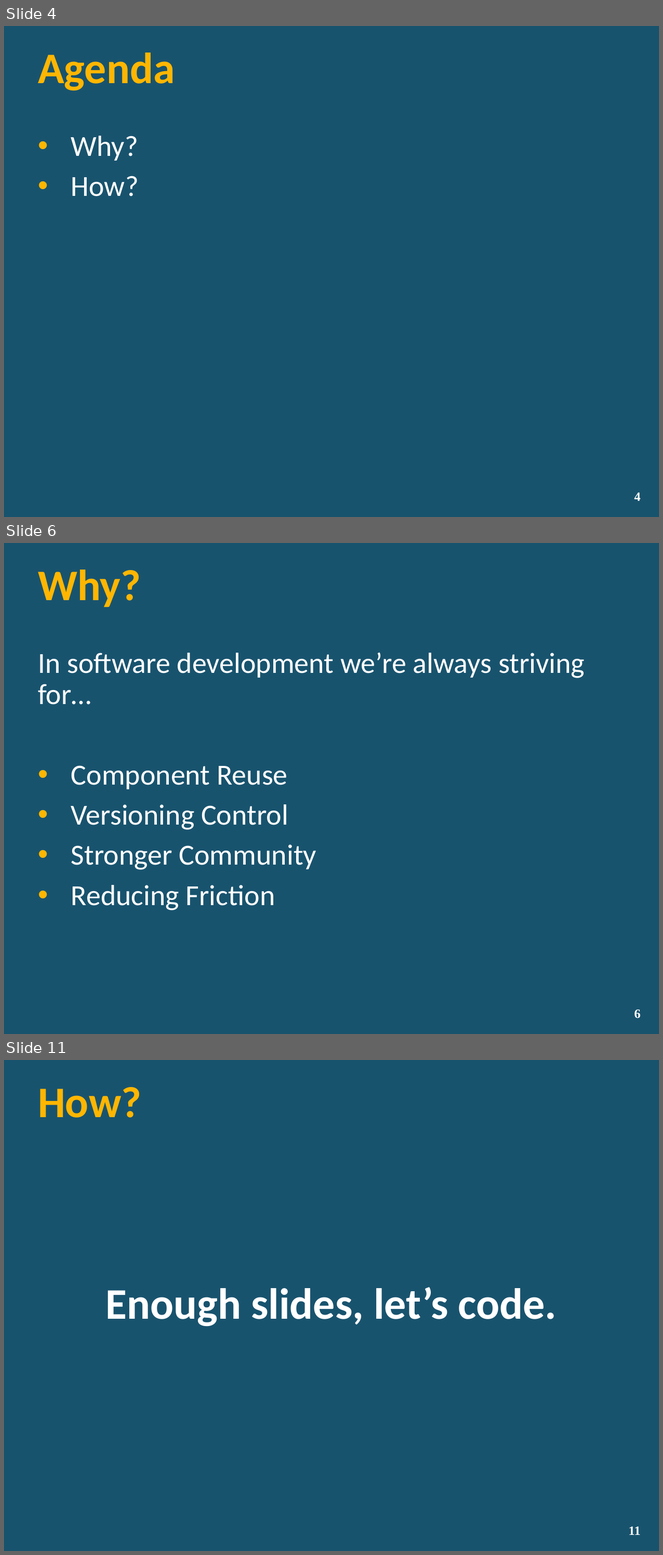
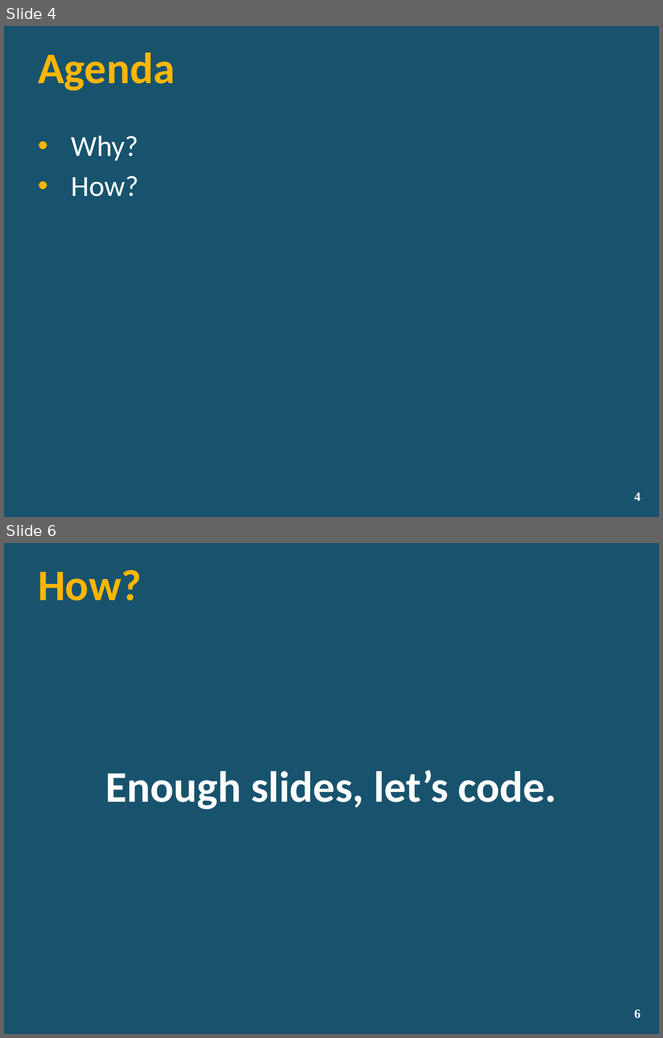
Before and after one commit to lozanotek/RefreshWithNuGet, a slide deck: slides/RefreshWithNuGet.pptx. Shown one above the other, each under a label of ours: slides 4, 6 and 11 before the commit, slides 4 and 6 after it; the slides between them are not shown. The pictures are 663x1555 and 663x1038 pixels, drawn with LibreOffice and Linux fonts; fonts in the diff are those of the drawing; background and template pictures are left out. Boxes give left, top, right and bottom in pixels: in the first picture for what was removed or moved away, otherwise in the second. Text is boxed around its words. In the diff, an @@ line names an element or a change of style, - is before the commit and + after.

```diff
--- a/slides/RefreshWithNuGet.pptx
+++ b/slides/RefreshWithNuGet.pptx
@@ slide 6 removed at [4,543,659,1034], background picture (left out) @@
@@ title removed at [38,570,141,607] @@
-Why?
@@ text removed at [38,652,585,911] @@
-In software development we’re always striving for…
-• Component Reuse
-• Versioning Control
-• Stronger Community
-• Reducing Friction
@@ page number removed at [634,1009,640,1019] @@
-6
@@ what was slide 11 is now slide 6 @@
@@ page number at [634,1009,640,1019]: text changed @@
-11
+6
```
Also in this commit, not shown: 1 slide changed, 4 other slides removed.
